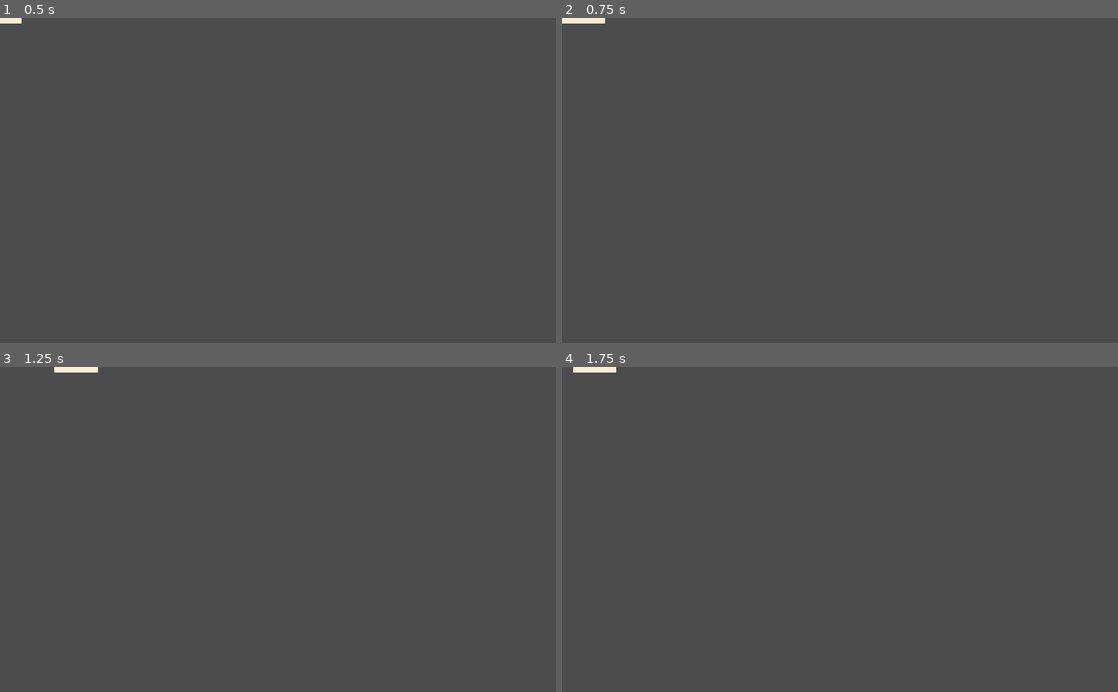
Above: before the commit, frames 1-4 (two rows, left to right).
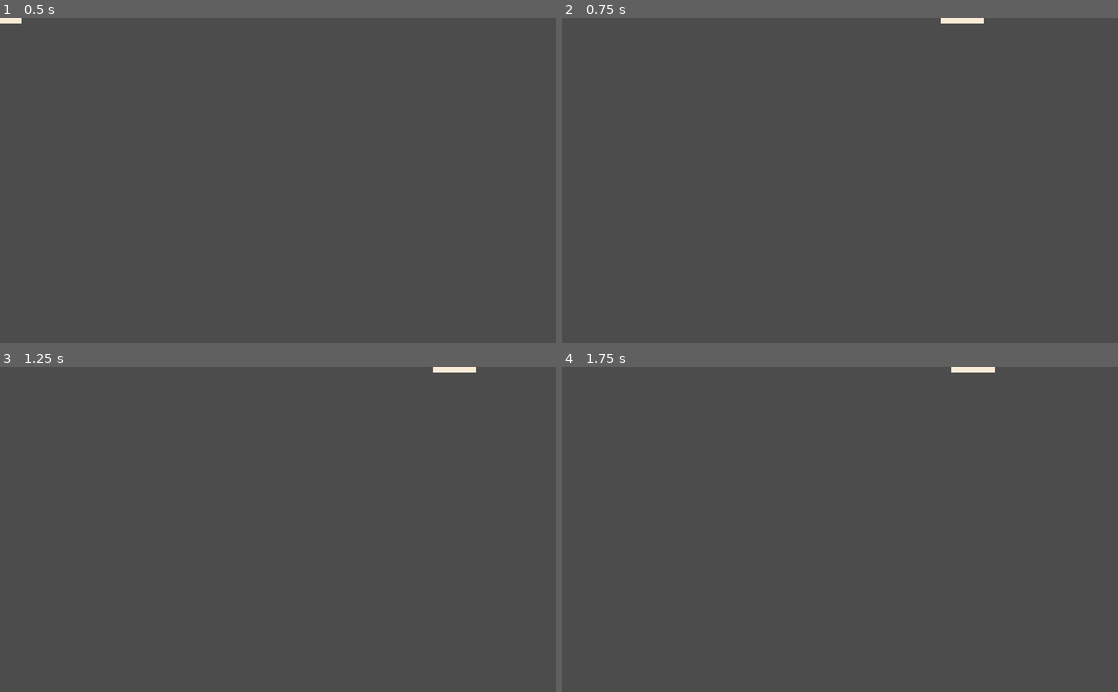
Above: after the commit, the same moments.

Repository: the-g-force/FamJam-September2020
Game: Godot game, scene res://src/Trampoline.tscn
Two runs of this game, one before a commit and one after it. Both use one fixed random seed, a clock stepped at 60 frames per second and the inputs below. The project has no main scene, so this scene is started directly.
Inputs (mouse positions are in pixels of both pictures, inside the frame that each line leads up to):
- Up to frame 1 (0.5 s): no input
- Up to frame 2 (0.75 s): tap Enter at 0.5 s; move the mouse to (962, 164) at 0.52 s; hold D (move_right) from 0.53 s (still down); click (962, 164) at 0.67 s
- Up to frame 3 (1.25 s): keep holding D (move_right)
- Up to frame 4 (1.75 s): tap Space at 1.25 s; move the mouse to (728, 545) at 1.27 s; release D (move_right) at 1.28 s; hold A (move_left) from 1.28 s (still down)

Frame 1 is identical in both runs. In frame 2, 0.3% of the frame differs, in the area x 0-76%, y 0-2%; in frame 3, 0.3%, in the area x 9-86%, y 0-2%; in frame 4, 0.3%.

Commit message:
Use perfect touch tracking rather than speed

Diff:
--- a/project/src/Trampoline.gd
+++ b/project/src/Trampoline.gd
@@ -2,30 +2,27 @@
 
 # Number of pixels around touch point that count as being there
 export var touch_tolerance := 10.0
+# How fast it goes with keyboard input
+export var speed := 200.0
 
-var _speed := 200
 var _is_touch_down := false
 var _touch_position : Vector2
 
 func _process(delta):
+	# Handle keyboard input
 	var direction := Vector2.ZERO
-
-	# Handle keyboard input
 	if Input.is_action_pressed("move_left"):
 		direction.x -= 1
 	if Input.is_action_pressed("move_right"):
 		direction.x += 1
+	direction = direction.normalized()
+	var _ignored_result := move_and_collide(direction * speed * delta)
 
 	# Handle touch input.
 	if _is_touch_down:
-		var distance_to_touch := _touch_position - get_global_transform_with_canvas().origin
-		if distance_to_touch.x < -touch_tolerance:
-			direction.x -= 1
-		elif distance_to_touch.x > touch_tolerance:
-			direction.x += 1
+		global_position = Vector2(_touch_position.x, global_position.y)
 
-	direction = direction.normalized()
-	var _ignored_result := move_and_collide(direction * _speed * delta)
+
 
 
 
